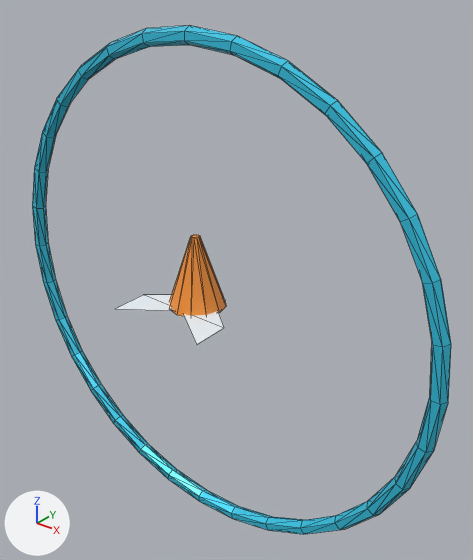
A saved change to the glTF model dist/assets/academy/guides.glb.
Rendered twice from a 50 mm lens placed at (5.13, -5.6, 4.02), pointed at (0.39, 0.32, 0.35). The axes (+X, +Y, +Z) are drawn at lower left. The lights are the same throughout. The older version comes first. Mesh edges are drawn as thin lines.

Objects in the first picture: 'Academy_Chevron', 'Academy_Cone', 'Academy_Hoop'.
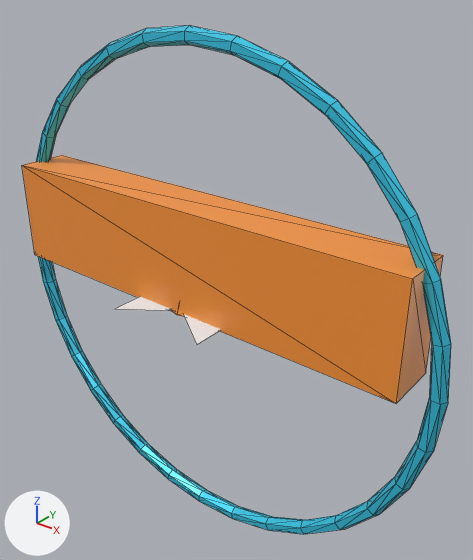
Where the change shows, as pixel boxes (x1, y1, x2, y2) in the pictures (473 x 560 px):
'Academy_Hurdle', added (orange): after (22, 155, 443, 404)
'Academy_Cone', unchanged, covered by the edit: before (170, 235, 226, 316); after (173, 308, 184, 316)

Patch to the scene script:
```diff
--- a/dist/assets/academy/guides.glb.py
+++ b/dist/assets/academy/guides.glb.py
@@ me_cube_001 @@
+me_cube_001.from_pydata(...)  # a box spanning x -3.0..3.0, y -0.35..0.35, z 0.0..1.4
+me_cube_001.materials.append(mat_safety_orange)  # orange #f99538
@@ ob_academy_hurdle @@
+ob_academy_hurdle = bpy.data.objects.new('Academy_Hurdle', me_cube_001)
+ob_academy_hurdle.location = (0.0, 0.0, 0.0)
```
